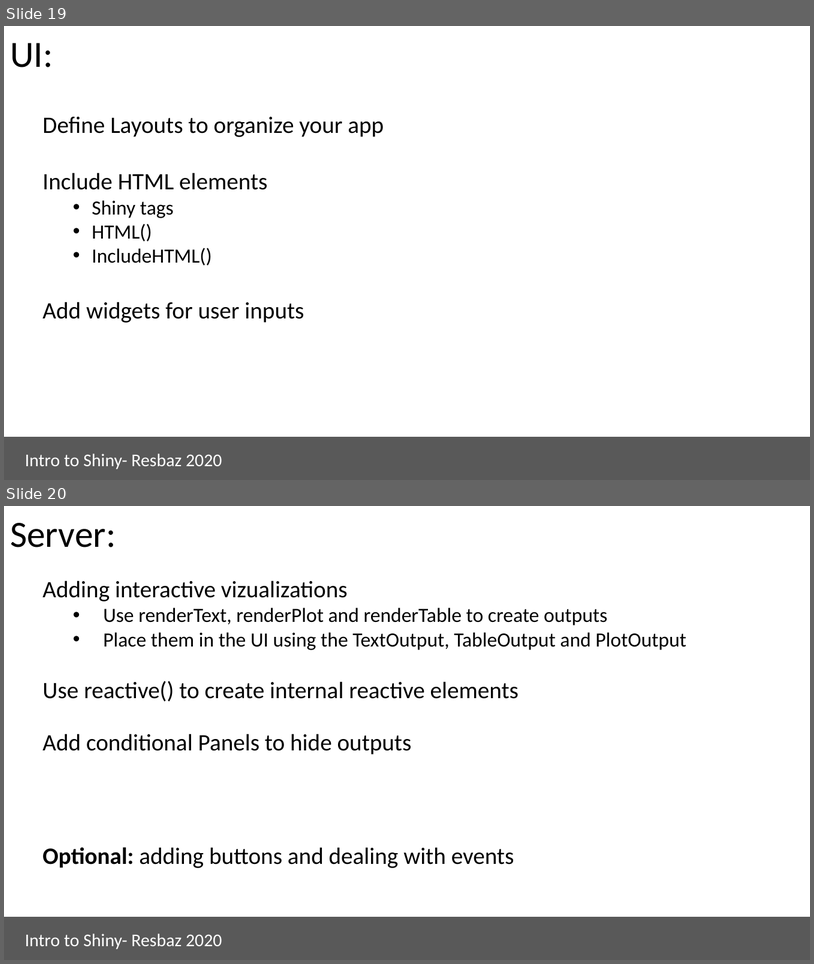
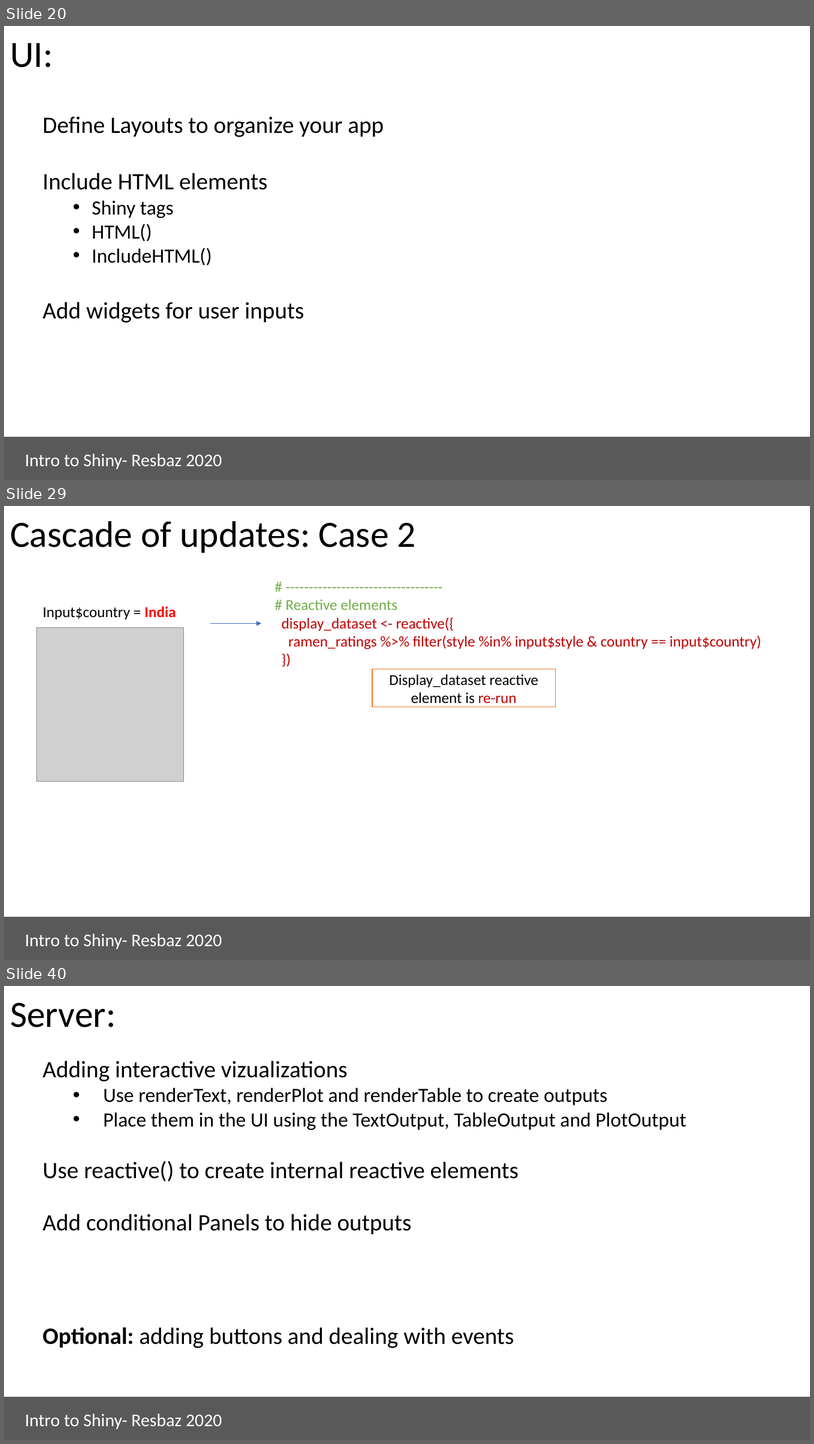
Before and after one commit to aponsero/Shiny_app_workshop_2020, a slide deck: Presentation/Presentation_slides.pptx. Shown one above the other, each under a label of ours: slides 19 and 20 before the commit, slides 20, 29 and 40 after it; the slides between them are not shown. The pictures are 814x964 and 814x1444 pixels, drawn with LibreOffice and Linux fonts; fonts in the diff are those of the drawing; grey boxes stand for pictures. Boxes give left, top, right and bottom in pixels: in the first picture for what was removed or moved away, otherwise in the second. Text is boxed around its words. In the diff, an @@ line names an element or a change of style, - is before the commit and + after.

```diff
--- a/Presentation/Presentation_slides.pptx
+++ b/Presentation/Presentation_slides.pptx
@@ slide 29 added at [4, 506, 810, 960], background #FFFFFF @@
@@ title added at [10, 521, 416, 553], 44 pt, text #000000 @@
+Cascade of updates: Case 2
@@ text added at [43, 606, 176, 619], 18 pt, text #000000 @@
+Input$country = India
@@ text added at [282, 599, 762, 649], 18 pt, text #C00000 @@
+# ----------------------------------
+# Reactive elements
+display_dataset <- reactive({
+ramen_ratings %>% filter(style %in% input$style & country == input$country)
+})
@@ picture added at [36, 628, 183, 781] @@
@@ arrow added from (210, 624) to (262, 624), #4472C4 0.5 pt @@
@@ rectangle added at [372, 669, 556, 707], fill #FFFFFF, outline #ED7D31 1 pt, 18 pt, text #000000 @@
+Display_dataset reactive element is re-run
@@ rectangle added at [4, 918, 810, 960], fill #595959, outline #595959 1 pt @@
@@ rectangle added at [19, 925, 246, 953], outline #595959 0.75 pt, 21.3 pt, text #FFFFFF @@
+Intro to Shiny- Resbaz 2020
@@ what was slide 19 is now slide 20 @@
@@ what was slide 20 is now slide 40 @@
```
Also in this commit, not shown: 19 other slides added, 1 other file.
